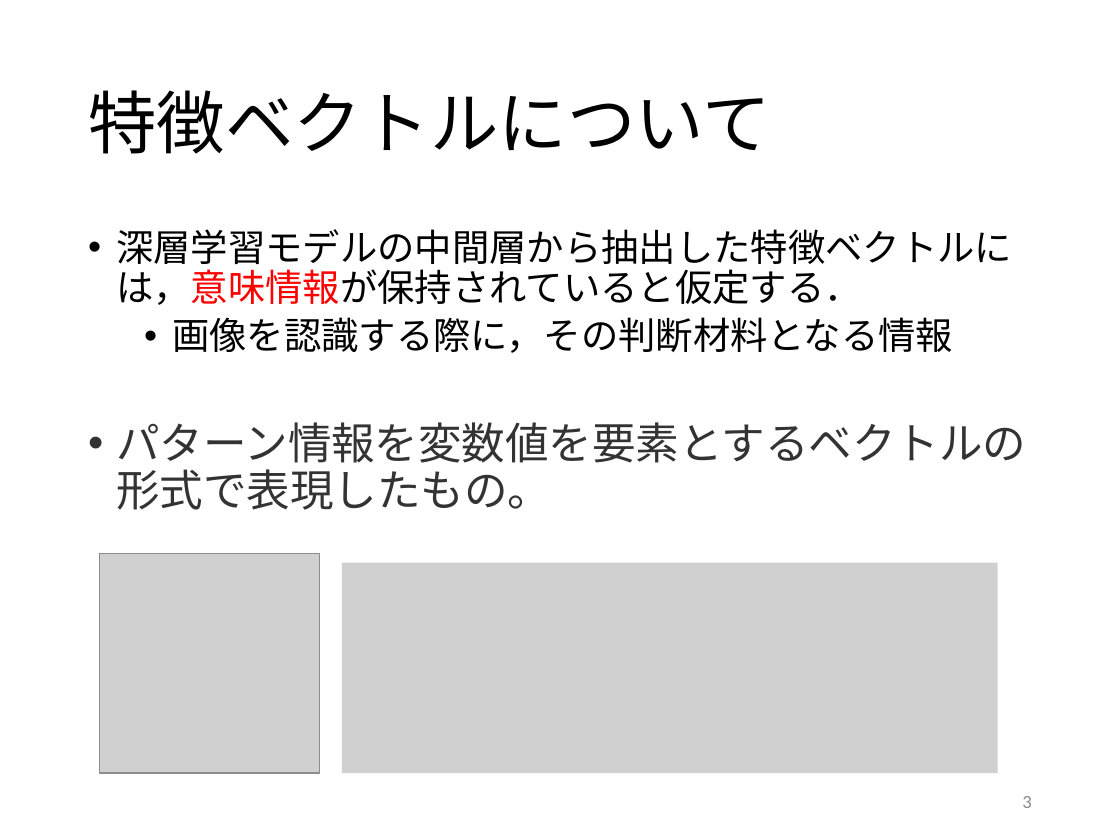
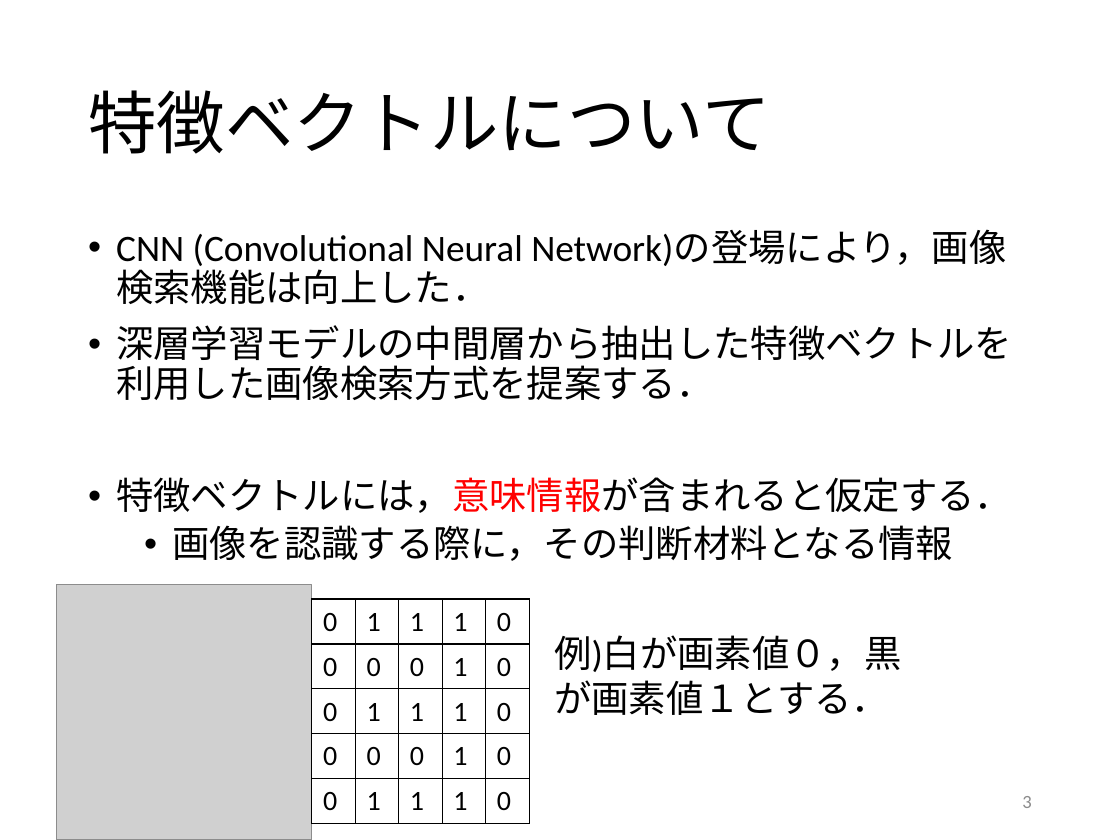
Before and after one commit to kait-takanolab/1821005-yoshioka-thesis, a slide deck: slide 3 of 卒研発表/1821005_0120.pptx. Drawn at 1120x840 pixels with LibreOffice and Linux fonts; fonts in the diff are those of the drawing; grey boxes stand for pictures. Boxes give left, top, right and bottom in pixels: in the first picture for what was removed or moved away, otherwise in the second. Text is boxed around its words. In the diff, an @@ line names an element or a change of style, - is before the commit and + after.

```diff
--- a/卒研発表/1821005_0120.pptx
+++ b/卒研発表/1821005_0120.pptx
@@ text at <box>116,230,1012,513</box>: text changed @@
-  • 深層学習モデルの中間層から抽出した特徴ベクトルには，意味情報が保持されていると仮定する．
+  • CNN (Convolutional Neural Network)の登場により，画像検索機能は向上した．
+  • 深層学習モデルの中間層から抽出した特徴ベクトルを利用した画像検索方式を提案する．
+  • 特徴ベクトルには，意味情報が含まれると仮定する．
@@ text at <box>116,422,1026,510</box>: paragraph removed @@
-• パターン情報を変数値を要素とするベクトルの形式で表現したもの。
@@ picture removed at <box>342,562,997,773</box> @@
@@ picture: place and size @@
-picture at <box>100,553,319,773</box>
+picture at <box>57,585,312,840</box>
@@ table added at <box>311,599,530,823</box>, 5 rows, 5 columns @@
+0 | 1 | 1 | 1 | 0
+0 | 0 | 0 | 1 | 0
+0 | 1 | 1 | 1 | 0
+0 | 0 | 0 | 1 | 0
+0 | 1 | 1 | 1 | 0
@@ text added at <box>554,635,901,715</box>, 24 pt, text #000000 @@
+例)白が画素値０，黒が画素値１とする．
```
Also in this commit, not shown: 4 other slides changed.
